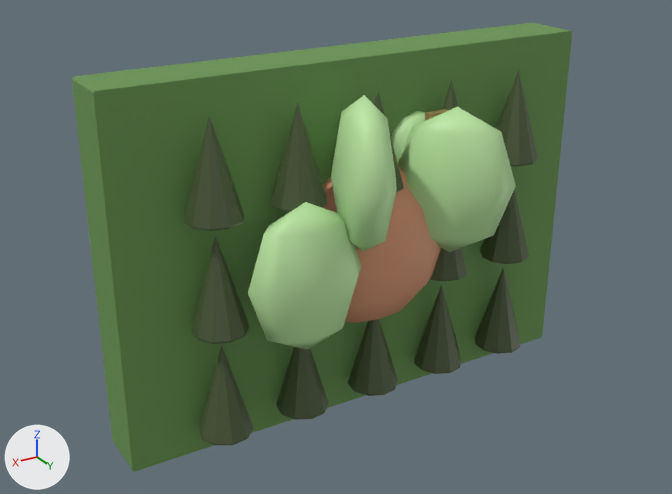
The glTF model assets/models/plants/briar-mat.glb, before and after one commit.
Rendered twice from a 50 mm camera at (0.943, 1.6, 0.729) aimed at (0.0, 0.028, -0.057). The lights are fixed; the arrows at lower left show +X, +Y and +Z. The picture after the commit comes second. Where no turn or scale is listed for an object, it has been applied to the vertices. Vertices at exactly the same position are counted once.

Names of what the first picture shows: 'brow', 'eye', 'flower', 'leaf_spread_0.0', 'leaf_spread_1.2', 'leaf_spread_2.4', 'mat', 'thorn_-0.17_-0.22', 'thorn_-0.17_0.0', 'thorn_-0.17_0.22', 'thorn_-0.34_-0.22', 'thorn_-0.34_0.0', 'thorn_-0.34_0.22', 'thorn_0.0_-0.22', 'thorn_0.17_-0.22', 'thorn_0.17_0.22', 'thorn_0.34_-0.22', 'thorn_0.34_0.0', 'thorn_0.34_0.22' and 1 more.
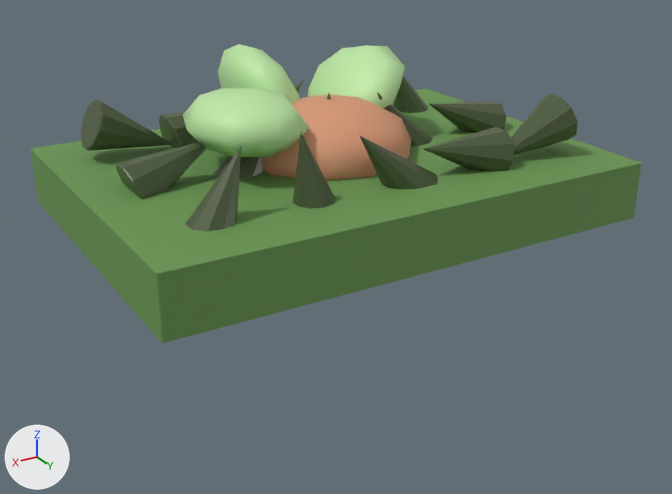
Where the newer file only moved an object's origin or applied its transform, the numbers keep the older frame.

The change, as a list of edits to the scene's bpy script:
```text
Change me_sphere:
    remove me_sphere.from_pydata(...)  # 52 vertices, 100 faces; spans x -0.171..0.171, y -0.1..0.1, z -0.17..0.17
    add me_sphere.from_pydata(...)  # 52 vertices, 100 faces; spans x -0.171..0.171, y -0.33..0.01, z 0.06..0.26
    me_sphere part 1: the whole mesh is scaled about its middle by (1, 1.7, 0.588), then moved by (0.0, -0.16, 0.16)
Change me_sphere_001:
    remove me_sphere_001.from_pydata(...)  # 26 vertices, 48 faces; spans x -0.12..0.12, y -0.06..0.06, z -0.15..0.15
    add me_sphere_001.from_pydata(...)  # 26 vertices, 48 faces; spans x -0.12..0.12, y -0.39..-0.09, z 0.18..0.3
    me_sphere_001 part 2: the whole mesh is scaled about its middle by (1, 2.5, 0.4), then moved by (0.0, -0.24, 0.24)
Change me_sphere_002:
    remove me_sphere_002.from_pydata(...)  # 26 vertices, 48 faces; spans x -0.07..0.07, y -0.112..0.112, z -0.15..0.15
    add me_sphere_002.from_pydata(...)  # 26 vertices, 48 faces; spans x -0.07..0.07, y -0.567..-0.267, z -0.049..0.175
    me_sphere_002 part 3: 26 of 26 vertices moved; they spanned x -0.07..0.07, y -0.112..0.112, z -0.15..0.15 and now span x -0.07..0.07, y -0.567..-0.267, z -0.049..0.175; mean shift (0.0, -0.417, 0.063)
Change me_sphere_003:
    remove me_sphere_003.from_pydata(...)  # 26 vertices, 48 faces; spans x -0.091..0.091, y -0.089..0.089, z -0.15..0.15
    add me_sphere_003.from_pydata(...)  # 26 vertices, 48 faces; spans x -0.091..0.091, y -0.518..-0.218, z 0.023..0.2
    me_sphere_003 part 4: 26 of 26 vertices moved; they spanned x -0.091..0.091, y -0.089..0.089, z -0.15..0.15 and now span x -0.091..0.091, y -0.518..-0.218, z 0.023..0.2; mean shift (0.0, -0.368, 0.112)
Change me_sphere_004:
    remove me_sphere_004.from_pydata(...)  # 52 vertices, 100 faces; spans x -0.0666..0.0666, y -0.045..0.045, z -0.07..0.07
    add me_sphere_004.from_pydata(...)  # 52 vertices, 100 faces; spans x -0.0666..0.0666, y -0.39..-0.25, z -0.085..0.005
    me_sphere_004 part 5: the whole mesh is multiplied about its middle by the matrix ((1.0, 0.0, 0.0), (0.0, 1.556, 0.0), (0.0, 0.0, 0.643)), then moved by (0.0, -0.32, -0.04)
Change ob_mat:
    ob_mat.location: (0.0, 0.08, 0.0) -> (0.0, 0.0, 0.08)
    ob_mat.scale: (0.52, 0.06, 0.37) -> (0.52, 0.37, 0.06)
Change ob_thorn__0_34__0_22:
    ob_thorn__0_34__0_22.location: (-0.34, 0.18, -0.22) -> (-0.34, 0.22, 0.18)
    ob_thorn__0_34__0_22.rotation_euler: (0.0, 0.0, -1.955) -> (0.0, 1.955, 0.0)  # degrees (0, 0, -112) -> degrees (0, 112, 0)
Change ob_thorn__0_34_0_0:
    ob_thorn__0_34_0_0.location: (-0.34, 0.18, 0.0) -> (-0.34, 0.0, 0.18)
    ob_thorn__0_34_0_0.rotation_euler: (0.0, 0.0, -1.187) -> (0.0, 1.187, 0.0)  # degrees (0, 0, -68) -> degrees (0, 68, 0)
Change ob_thorn__0_34_0_22:
    ob_thorn__0_34_0_22.location: (-0.34, 0.18, 0.22) -> (-0.34, -0.22, 0.18)
    ob_thorn__0_34_0_22.rotation_euler: (0.0, 0.0, -0.419) -> (0.0, 0.419, 0.0)  # degrees (0, 0, -24) -> degrees (0, 24, 0)
Change ob_thorn__0_17__0_22:
    ob_thorn__0_17__0_22.location: (-0.17, 0.18, -0.22) -> (-0.17, 0.22, 0.18)
    ob_thorn__0_17__0_22.rotation_euler: (0.0, 0.0, -1.361) -> (0.0, 1.361, 0.0)  # degrees (0, 0, -78) -> degrees (0, 78, 0)
Change ob_thorn__0_17_0_0:
    ob_thorn__0_17_0_0.location: (-0.17, 0.18, 0.0) -> (-0.17, 0.0, 0.18)
    ob_thorn__0_17_0_0.rotation_euler: (0.0, 0.0, -0.593) -> (0.0, 0.593, 0.0)  # degrees (0, 0, -34) -> degrees (0, 34, 0)
Change ob_thorn__0_17_0_22:
    ob_thorn__0_17_0_22.location: (-0.17, 0.18, 0.22) -> (-0.17, -0.22, 0.18)
    ob_thorn__0_17_0_22.rotation_euler: (0.0, 0.0, 0.175) -> (0.0, -0.175, 0.0)  # degrees (0, 0, 10) -> degrees (0, -10, 0)
Change ob_thorn_0_0__0_22:
    ob_thorn_0_0__0_22.location: (0.0, 0.18, -0.22) -> (0.0, 0.22, 0.18)
    ob_thorn_0_0__0_22.rotation_euler: (0.0, 0.0, -0.768) -> (0.0, 0.768, 0.0)  # degrees (0, 0, -44) -> degrees (0, 44, 0)
Change ob_thorn_0_17__0_22:
    ob_thorn_0_17__0_22.location: (0.17, 0.18, -0.22) -> (0.17, 0.22, 0.18)
    ob_thorn_0_17__0_22.rotation_euler: (0.0, 0.0, -0.175) -> (0.0, 0.175, 0.0)  # degrees (0, 0, -10) -> degrees (0, 10, 0)
Change ob_thorn_0_34__0_22:
    ob_thorn_0_34__0_22.location: (0.34, 0.18, -0.22) -> (0.34, 0.22, 0.18)
    ob_thorn_0_34__0_22.rotation_euler: (0.0, 0.0, 0.419) -> (0.0, -0.419, 0.0)  # degrees (0, 0, 24) -> degrees (0, -24, 0)
Change ob_thorn_0_34_0_0:
    ob_thorn_0_34_0_0.location: (0.34, 0.18, 0.0) -> (0.34, 0.0, 0.18)
    ob_thorn_0_34_0_0.rotation_euler: (0.0, 0.0, 1.187) -> (0.0, -1.187, 0.0)  # degrees (0, 0, 68) -> degrees (0, -68, 0)
Remove ob_brow:
    ob_brow = bpy.data.objects.new('brow', me_cube_001)
```

Location of each change, [x1, y1, x2, y2] in pixels of the pictures (672 x 494 px; the box of a moved part takes in the faces that stretch with it):
'mat', moved, rescaled (22% wider, 43% shorter)
    before: [72, 23, 572, 472]
    after: [31, 89, 641, 343]
'leaf_spread_0.0', moved, rescaled (11% wider, 53% shorter)
    before: [248, 202, 361, 350]
    after: [183, 88, 309, 157]
'flower', moved, rescaled
    before: [322, 166, 441, 323]
    after: [261, 95, 411, 180]
'leaf_spread_1.2', reshaped
    before: [331, 95, 397, 251]
    after: [218, 44, 300, 104]
'thorn_0.34_0.0', moved, turned
    before: [191, 236, 250, 344]
    after: [116, 142, 206, 199]
'thorn_0.34_-0.22', moved, turned
    before: [199, 345, 254, 445]
    after: [186, 146, 241, 231]
'thorn_-0.17_-0.22', moved, turned
    before: [414, 285, 461, 374]
    after: [424, 127, 514, 171]
'thorn_-0.34_-0.22', moved, turned
    before: [475, 268, 520, 354]
    after: [511, 93, 578, 155]
'thorn_0.0_-0.22', moved, turned
    before: [348, 319, 398, 396]
    after: [359, 135, 438, 189]
'thorn_0.17_-0.22', moved, turned
    before: [276, 347, 329, 420]
    after: [293, 133, 336, 208]
'thorn_-0.34_0.0', moved, turned
    before: [480, 190, 529, 264]
    after: [429, 101, 506, 133]
'thorn_-0.34_0.22', moved, turned
    before: [496, 70, 538, 167]
    after: [394, 75, 428, 113]
'thorn_-0.17_0.0', moved, turned
    before: [430, 248, 467, 282]
    after: [377, 92, 432, 146]
'thorn_-0.17_0.22', moved, turned (not visible afterwards)
    before: [441, 79, 458, 110]
'brow', deleted (mostly hidden)
    before: [425, 109, 449, 121]
part 4 of me_sphere_003, moved or reshaped
    before: [398, 107, 516, 252]
    after: [308, 45, 405, 109]
part 5 of me_sphere_004, moved or reshaped (not visible afterwards)
    before: [391, 111, 425, 163]
'thorn_0.17_0.22', unchanged, covered by the edit
    before: [271, 103, 327, 212]
    after: [159, 112, 198, 148]
